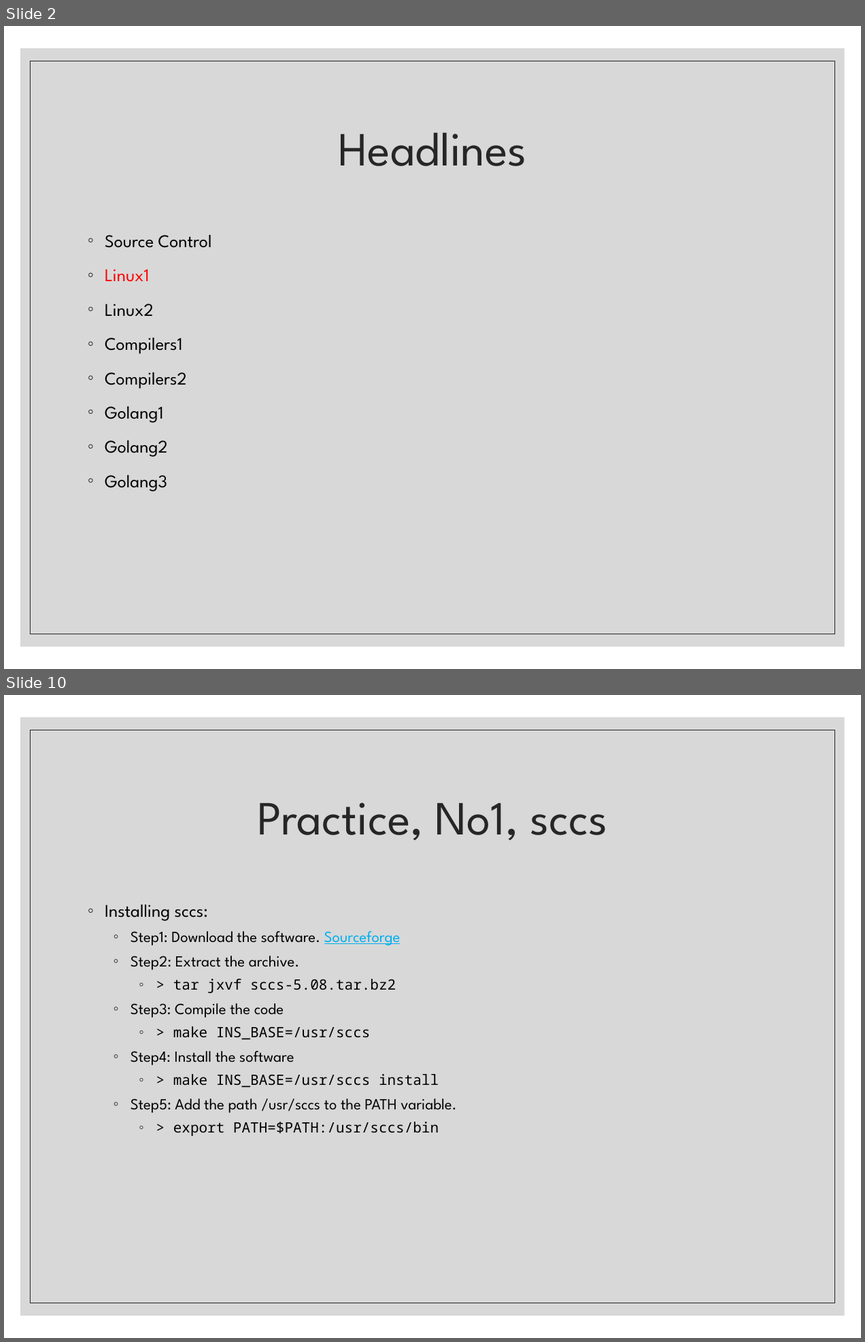
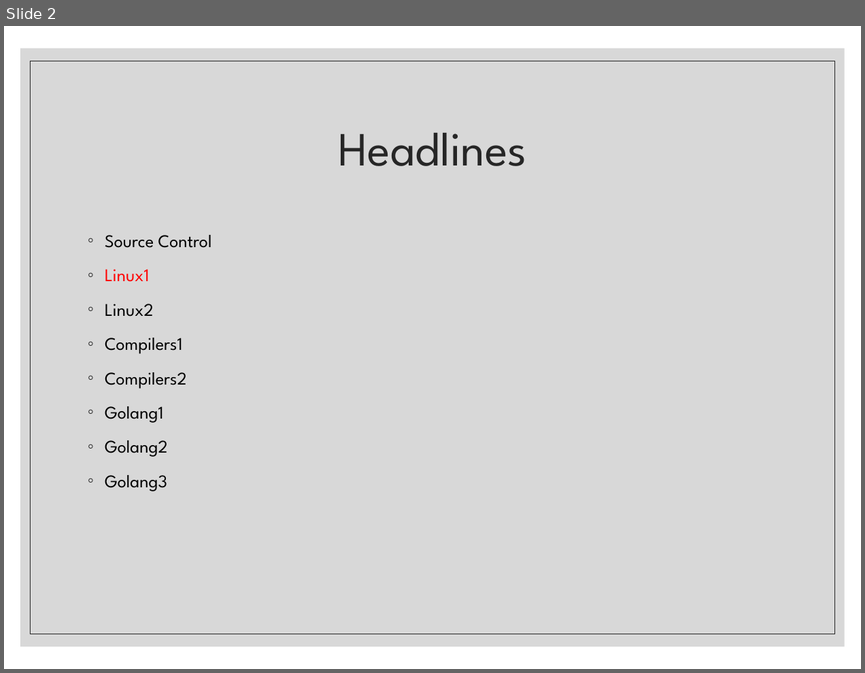
Before and after one commit to mostafa8026/ComputerProgramming-Basics, a slide deck: 02 - Linux 1.pptx. Shown one above the other, each under a label of ours: slides 2 and 10 before the commit, slide 2 after it; the slides between them are not shown. The pictures are 865x1342 and 865x673 pixels, drawn with LibreOffice and Linux fonts; fonts in the diff are those of the drawing. Boxes give left, top, right and bottom in pixels: in the first picture for what was removed or moved away, otherwise in the second. Text is boxed around its words. In the diff, an @@ line names an element or a change of style, - is before the commit and + after.

```diff
--- a/02 - Linux 1.pptx
+++ b/02 - Linux 1.pptx
@@ slide 10 removed at (4,695,861,1338), background #FFFFFF; not listed: 2 template elements that a slide beside it also shows @@
@@ title removed at (258,802,607,841) @@
-Practice, No1, sccs
@@ text removed at (105,904,456,1136) @@
-◦ Installing sccs:
-  ◦ Step1: Download the software. Sourceforge
-  ◦ Step2: Extract the archive.
-    ◦ > tar jxvf sccs-5.08.tar.bz2
-  ◦ Step3: Compile the code
-    ◦ > make INS_BASE=/usr/sccs
-  ◦ Step4: Install the software
-    ◦ > make INS_BASE=/usr/sccs install
-  ◦ Step5: Add the path /usr/sccs to the PATH variable.
-    ◦ > export PATH=$PATH:/usr/sccs/bin
```
Also in this commit, not shown: 1 slide changed, 9 other slides removed, 1 other file.
